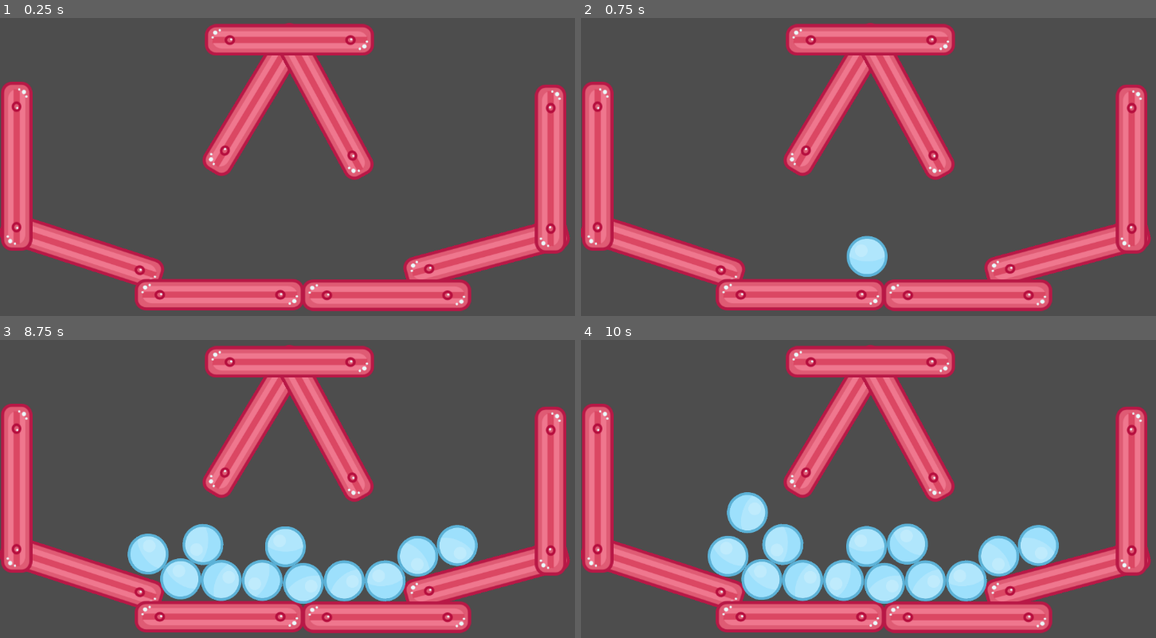
Above: before the commit, frames 1-4 (two rows, left to right).
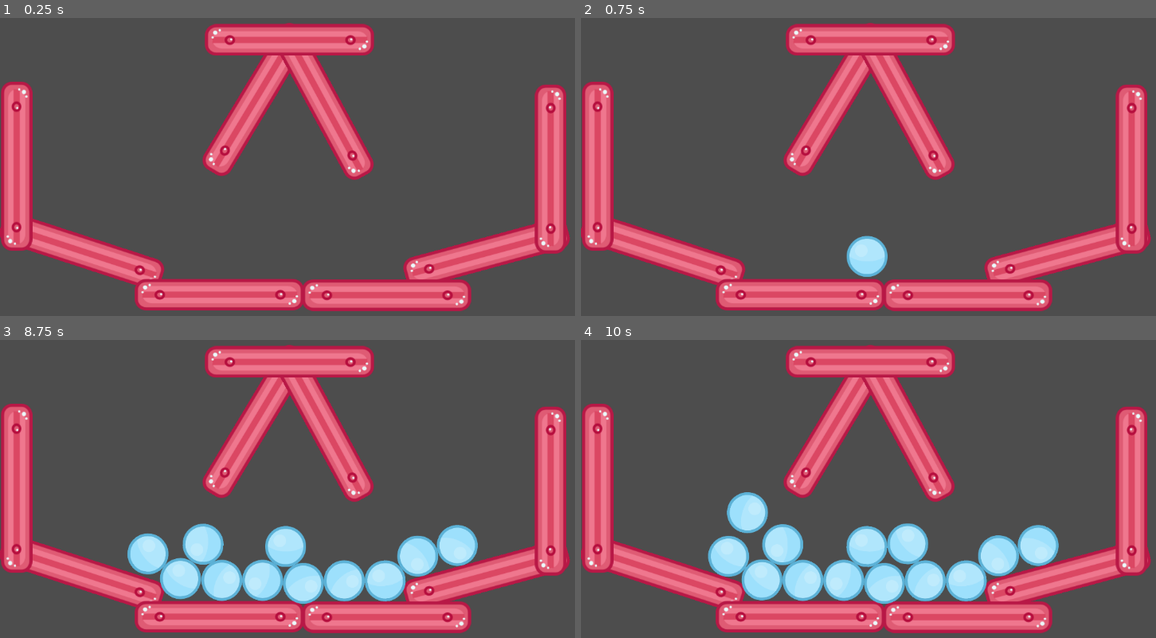
Above: after the commit, the same moments.

Repository: ValentinSTJN/InstancingStarter
Game: Godot game, scene res://Main.tscn
Same seed, same stepped clock (60 frames per second), same inputs: the game is played once before the commit and once after it.
Inputs (mouse positions are in pixels of both pictures, inside the frame that each line leads up to):
- Up to frame 1 (0.25 s): no input
- Up to frame 2 (0.75 s): tap Enter at 0.5 s; move the mouse to (868, 229) at 0.52 s; press the mouse at (868, 229) at 0.53 s
- Up to frame 3 (8.75 s): move the mouse to (511, 533) at 1.27 s; release the mouse at (511, 533) at 1.28 s; click (511, 533) at 1.35 s; move the mouse to (126, 426) at 2.02 s; press the mouse at (126, 426) at 2.03 s; move the mouse to (350, 480) at 2.77 s; release the mouse at (350, 480) at 2.78 s; click (350, 480) at 2.85 s; move the mouse to (224, 390) at 3.52 s; press the mouse at (224, 390) at 3.53 s; move the mouse to (460, 462) at 4.27 s; release the mouse at (460, 462) at 4.28 s; click (460, 462) at 4.35 s; move the mouse to (189, 497) at 5.02 s; press the mouse at (189, 497) at 5.03 s; move the mouse to (379, 402) at 5.77 s; release the mouse at (379, 402) at 5.78 s; click (379, 402) at 5.85 s; move the mouse to (287, 551) at 6.52 s; press the mouse at (287, 551) at 6.53 s; move the mouse to (511, 533) at 7.27 s; release the mouse at (511, 533) at 7.28 s; click (511, 533) at 7.35 s; move the mouse to (126, 426) at 8.02 s; press the mouse at (126, 426) at 8.03 s
- Up to frame 4 (10 s): move the mouse to (931, 480) at 8.77 s; release the mouse at (931, 480) at 8.78 s; click (931, 480) at 8.85 s; move the mouse to (805, 390) at 9.52 s; press the mouse at (805, 390) at 9.53 s

The runs differ from the first frame. In frame 3, 0.3% of the frame differs, in the area x 22-83%, y 61-88%; in frame 4, 0.4%, in the area x 22-84%, y 61-89%.

Commit message:
reorder walls

Diff:
--- a/Main.tscn
+++ b/Main.tscn
@@ -4,12 +4,27 @@
 [ext_resource type="PackedScene" uid="uid://dm5jrnxmxnuof" path="res://Ball.tscn" id="2"]
 [ext_resource type="Texture2D" uid="uid://dkq1swbmmxmbq" path="res://assets/Bouncy Platform Long.png" id="3"]
 
-[sub_resource type="PhysicsMaterial" id="1"]
+[sub_resource type="PhysicsMaterial" id="6"]
 bounce = 0.5
 
 [sub_resource type="CapsuleShape2D" id="2"]
 radius = 28.7617
 height = 309.37
+
+[sub_resource type="PhysicsMaterial" id="1"]
+bounce = 0.5
+
+[sub_resource type="PhysicsMaterial" id="8"]
+bounce = 0.5
+
+[sub_resource type="PhysicsMaterial" id="5"]
+bounce = 0.5
+
+[sub_resource type="PhysicsMaterial" id="7"]
+bounce = 0.5
+
+[sub_resource type="PhysicsMaterial" id="9"]
+bounce = 0.5
 
 [sub_resource type="PhysicsMaterial" id="3"]
 bounce = 0.5
@@ -17,26 +32,23 @@
 [sub_resource type="PhysicsMaterial" id="4"]
 bounce = 0.5
 
-[sub_resource type="PhysicsMaterial" id="5"]
-bounce = 0.5
-
-[sub_resource type="PhysicsMaterial" id="6"]
-bounce = 0.5
-
-[sub_resource type="PhysicsMaterial" id="7"]
-bounce = 0.5
-
-[sub_resource type="PhysicsMaterial" id="8"]
-bounce = 0.5
-
-[sub_resource type="PhysicsMaterial" id="9"]
-bounce = 0.5
-
 [node name="Main" type="Node" unique_id=54580883]
 script = ExtResource("1")
 Ball = ExtResource("2")
 
 [node name="WallContainer" type="Node" parent="." unique_id=2056109055]
+
+[node name="Wall1" type="StaticBody2D" parent="WallContainer" unique_id=1718855055]
+position = Vector2(148.047, 491.522)
+rotation = 0.31566197
+physics_material_override = SubResource("6")
+
+[node name="Sprite2D" type="Sprite2D" parent="WallContainer/Wall1" unique_id=299021353]
+texture = ExtResource("3")
+
+[node name="CollisionShape2D" type="CollisionShape2D" parent="WallContainer/Wall1" unique_id=1694933216]
+rotation = 1.5708
+shape = SubResource("2")
 
 [node name="Wall2" type="StaticBody2D" parent="WallContainer" unique_id=1181076171]
 position = Vector2(880.952, 495.157)
@@ -47,6 +59,52 @@
 texture = ExtResource("3")
 
 [node name="CollisionShape2D" type="CollisionShape2D" parent="WallContainer/Wall2" unique_id=1743653306]
+rotation = 1.5708
+shape = SubResource("2")
+
+[node name="Wall3" type="StaticBody2D" parent="WallContainer" unique_id=1882115622]
+position = Vector2(397.133, 570.384)
+physics_material_override = SubResource("8")
+
+[node name="Sprite2D" type="Sprite2D" parent="WallContainer/Wall3" unique_id=1676318345]
+texture = ExtResource("3")
+
+[node name="CollisionShape2D" type="CollisionShape2D" parent="WallContainer/Wall3" unique_id=494186615]
+rotation = 1.5708
+shape = SubResource("2")
+
+[node name="Wall4" type="StaticBody2D" parent="WallContainer" unique_id=716443813]
+position = Vector2(996.874, 342.897)
+rotation = -1.5708
+physics_material_override = SubResource("5")
+
+[node name="Sprite2D" type="Sprite2D" parent="WallContainer/Wall4" unique_id=2036930857]
+texture = ExtResource("3")
+
+[node name="CollisionShape2D" type="CollisionShape2D" parent="WallContainer/Wall4" unique_id=685321576]
+rotation = 1.5708
+shape = SubResource("2")
+
+[node name="Wall5" type="StaticBody2D" parent="WallContainer" unique_id=141849110]
+position = Vector2(30.20868, 337.68506)
+rotation = 1.5708
+physics_material_override = SubResource("7")
+
+[node name="Sprite2D" type="Sprite2D" parent="WallContainer/Wall5" unique_id=1139244658]
+texture = ExtResource("3")
+
+[node name="CollisionShape2D" type="CollisionShape2D" parent="WallContainer/Wall5" unique_id=177645033]
+rotation = 1.5708
+shape = SubResource("2")
+
+[node name="Wall6" type="StaticBody2D" parent="WallContainer" unique_id=1338555455]
+position = Vector2(699.667, 571.226)
+physics_material_override = SubResource("9")
+
+[node name="Sprite2D" type="Sprite2D" parent="WallContainer/Wall6" unique_id=1481644997]
+texture = ExtResource("3")
+
+[node name="CollisionShape2D" type="CollisionShape2D" parent="WallContainer/Wall6" unique_id=751779629]
 rotation = 1.5708
 shape = SubResource("2")
 
@@ -84,61 +142,3 @@
 [node name="CollisionShape2D" type="CollisionShape2D" parent="WallContainer/Wall9" unique_id=722384322]
 rotation = 1.5708
 shape = SubResource("2")
-
-[node name="Wall4" type="StaticBody2D" parent="WallContainer" unique_id=716443813]
-position = Vector2(996.874, 342.897)
-rotation = -1.5708
-physics_material_override = SubResource("5")
-
-[node name="Sprite2D" type="Sprite2D" parent="WallContainer/Wall4" unique_id=2036930857]
-texture = ExtResource("3")
-
-[node name="CollisionShape2D" type="CollisionShape2D" parent="WallContainer/Wall4" unique_id=685321576]
-rotation = 1.5708
-shape = SubResource("2")
-
-[node name="Wall1" type="StaticBody2D" parent="WallContainer" unique_id=1718855055]
-position = Vector2(148.047, 491.522)
-rotation = 0.315662
-physics_material_override = SubResource("6")
-
-[node name="Sprite2D" type="Sprite2D" parent="WallContainer/Wall1" unique_id=299021353]
-texture = ExtResource("3")
-
-[node name="CollisionShape2D" type="CollisionShape2D" parent="WallContainer/Wall1" unique_id=1694933216]
-rotation = 1.5708
-shape = SubResource("2")
-
-[node name="Wall5" type="StaticBody2D" parent="WallContainer" unique_id=141849110]
-position = Vector2(30.2087, 337.685)
-rotation = 1.5708
-physics_material_override = SubResource("7")
-
-[node name="Sprite2D" type="Sprite2D" parent="WallContainer/Wall5" unique_id=1139244658]
-texture = ExtResource("3")
-
-[node name="CollisionShape2D" type="CollisionShape2D" parent="WallContainer/Wall5" unique_id=177645033]
-rotation = 1.5708
-shape = SubResource("2")
-
-[node name="Wall3" type="StaticBody2D" parent="WallContainer" unique_id=1882115622]
-position = Vector2(397.133, 570.384)
-physics_material_override = SubResource("8")
-
-[node name="Sprite2D" type="Sprite2D" parent="WallContainer/Wall3" unique_id=1676318345]
-texture = ExtResource("3")
-
-[node name="CollisionShape2D" type="CollisionShape2D" parent="WallContainer/Wall3" unique_id=494186615]
-rotation = 1.5708
-shape = SubResource("2")
-
-[node name="Wall6" type="StaticBody2D" parent="WallContainer" unique_id=1338555455]
-position = Vector2(699.667, 571.226)
-physics_material_override = SubResource("9")
-
-[node name="Sprite2D" type="Sprite2D" parent="WallContainer/Wall6" unique_id=1481644997]
-texture = ExtResource("3")
-
-[node name="CollisionShape2D" type="CollisionShape2D" parent="WallContainer/Wall6" unique_id=751779629]
-rotation = 1.5708
-shape = SubResource("2")
